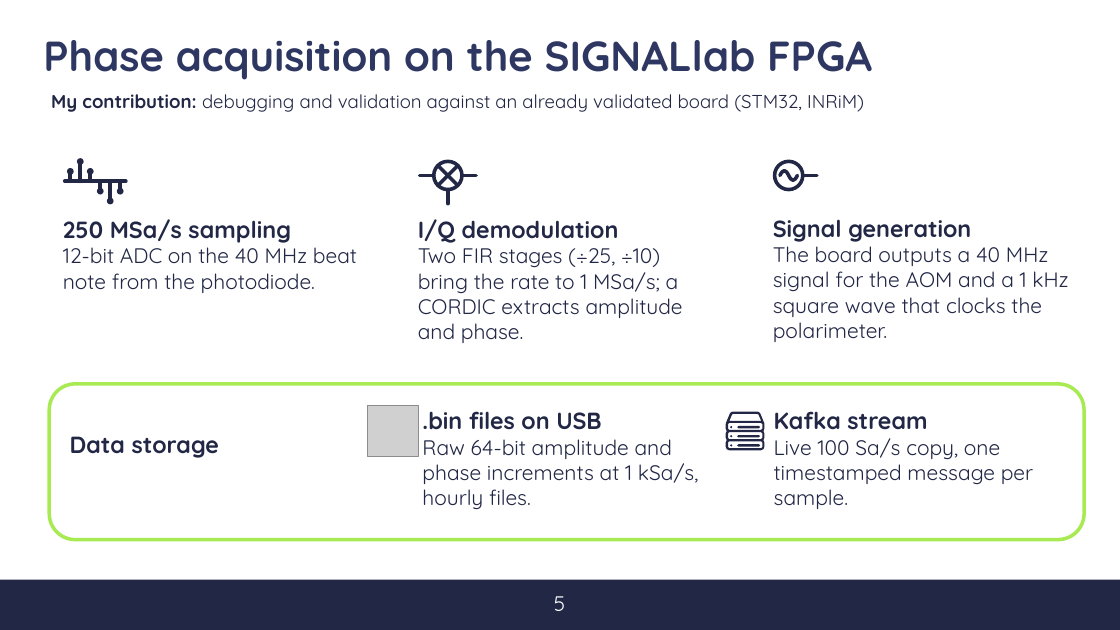
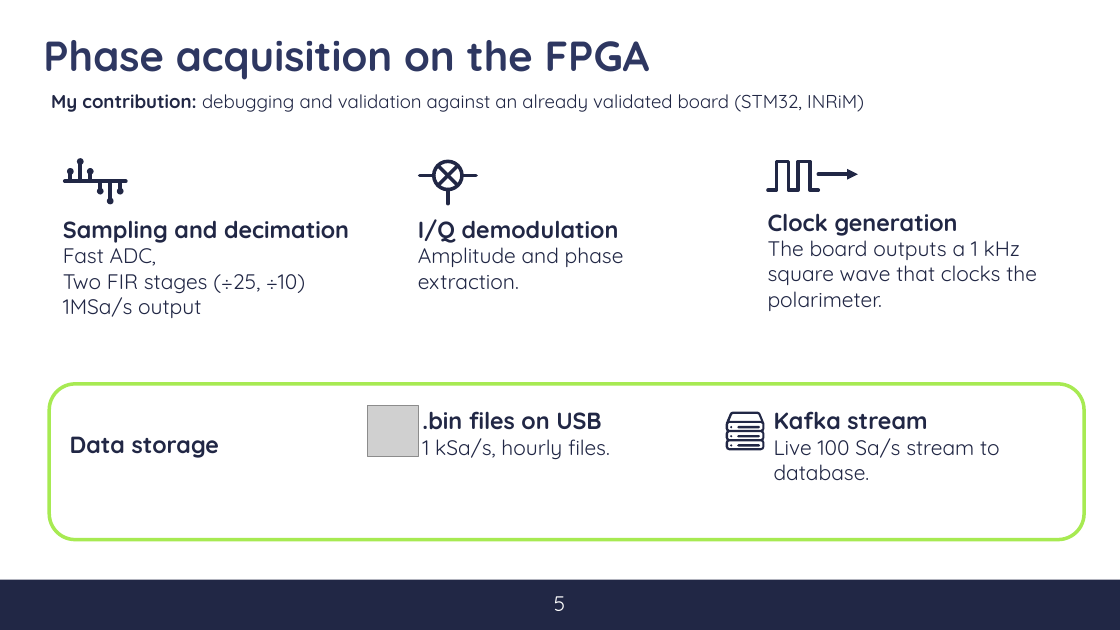
Before and after one commit to s347960/Presentazione, a slide deck: slide 5 of Discussione [Salvato automaticamente].pptx. Drawn at 1120x630 pixels with LibreOffice and Linux fonts; fonts in the diff are those of the drawing; grey boxes stand for pictures; background and template pictures are left out. Boxes give left, top, right and bottom in pixels: in the first picture for what was removed or moved away, otherwise in the second. Text is boxed around its words. In the diff, an @@ line names an element or a change of style, - is before the commit and + after.

```diff
--- a/Discussione [Salvato automaticamente].pptx
+++ b/Discussione [Salvato automaticamente].pptx
@@ title at <box>43,40,650,80</box>: text changed @@
-Phase acquisition on the SIGNALlab FPGA
+Phase acquisition on the FPGA
@@ freeform shape: place and size @@
-freeform shape at <box>781,169,798,181</box>
+freeform shape at <box>768,161,818,190</box>
@@ ellipse removed at <box>775,161,803,190</box> @@
@@ freeform shape removed at <box>803,176,818,176</box> @@
@@ arrow added from (818, 174) to (858, 174), #212745 3.06 pt @@
@@ text at <box>63,220,349,318</box>: text changed @@
-250 MSa/s sampling
-12-bit ADC on the 40 MHz beat note from the photodiode.
+Sampling and decimation
+Fast ADC,
+Two FIR stages (÷25, ÷10) 1MSa/s output
@@ text at <box>768,213,1037,311</box>: text changed @@
-Signal generation
-The board outputs a 40 MHz signal for the AOM and a 1 kHz square wave that clocks the polarimeter.
+Clock generation
+The board outputs a 1 kHz square wave that clocks the polarimeter.
@@ text at <box>418,242,624,289</box>: text changed @@
-Two FIR stages (÷25, ÷10) bring the rate to 1 MSa/s; a CORDIC extracts amplitude and phase.
+Amplitude and phase extraction.
@@ text at <box>422,438,610,459</box>: text changed @@
-Raw 64-bit amplitude and phase increments at 1 kSa/s, hourly files.
+1 kSa/s, hourly files.
@@ text at <box>774,438,1000,480</box>: text changed @@
-Live 100 Sa/s copy, one timestamped message per sample.
+Live 100 Sa/s stream to database.
```
Also in this commit, not shown: 11 other slides changed, 5 slides added, 1 slide removed, 3 other files.
